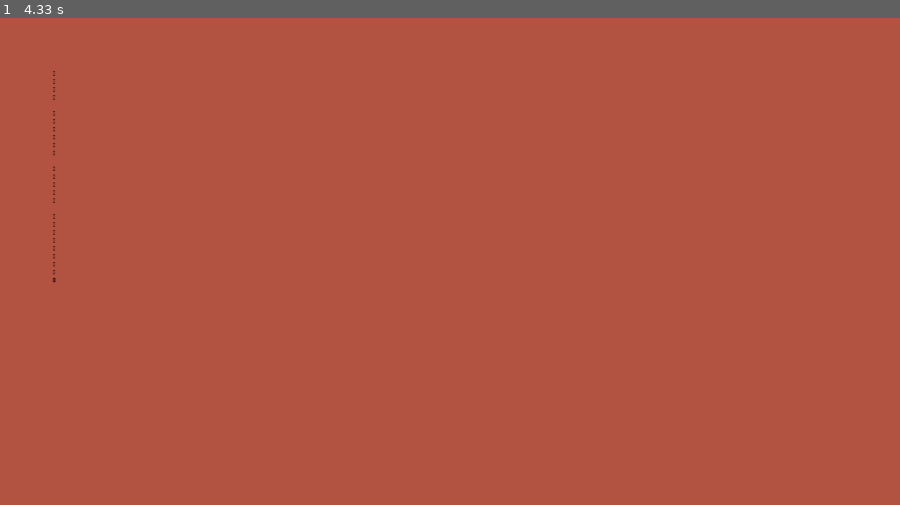
Above: before the commit, frame 1.
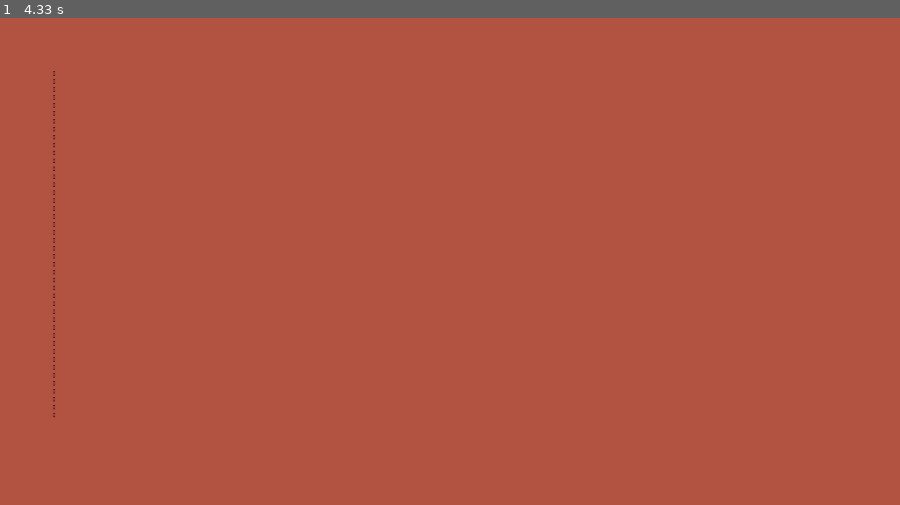
Above: after the commit, the same moment.

Repository: lhsueh1/pygame-card-with-japanese-cmatrix
Game: pygame game, started from controller.py
Two runs of this game, one before a commit and one after it. Both use one fixed random seed, a clock stepped at 60 frames per second and the inputs below.
Inputs:
- Up to frame 1 (4.33 s): no input

The runs differ from the first frame. In frame 1, less than 0.1% of the frame differs, in the area x 5-7%, y 17-82%.

Commit message:
update textfile

Diff:
--- a/bad_apple.txt
+++ /dev/null
@@ -1,32 +0,0 @@
-流れてく 時の中ででも 気だるさが ほらグルグル廻って
-私から 離れる心も 見えないわ そう知らない？
-自分から 動くこともなく 時の隙間に 流され続けて
-知らないわ 周りのことなど 私は私 それだけ
-夢見てる？ なにも見てない？ 語るも無駄な 自分の言葉？
-悲しむなんて 疲れるだけよ 何も感じず 過ごせばいいの
-戸惑う言葉 与えられても 自分の心 ただ上の空
-もし私から 動くのならば すべて変えるのなら 黒にする
-こんな自分に 未来はあるの？ こんな世界に 私はいるの？
-今切ないの？ 今悲しいの？ 自分の事も わからないまま
-歩むことさえ 疲れるだけよ 人のことなど 知りもしないわ
-こんな私も 変われるのなら もし変われるのなら 白になる？
-流れてく 時の中ででも 気だるさがほら グルグル廻って
-私から 離れる心も 見えないわそう 知らない？
-自分から 動くこともなく 時の隙間に 流され続けて
-知らないわ 周りのことなど 私は私 それだけ？
-夢見てる？ なにも見てない 語るも無駄な 自分の言葉？
-悲しむなんて 疲れるだけよ 何も感じず 過ごせばいいの
-戸惑う言葉 与えられても 自分の心 ただ上の空
-もし私から 動くのならば すべて変えるのなら 黒にする
-無駄な時間に 未来はあるの？ こんな所に 私は居るの？
-私のことを 言いたいならば 言葉にするのなら 「ろくでなし」
-こんな所に 私はいるの？ こんな時間に 私はいるの？
-こんな私も 変われるのなら もし変われるのなら 白になる？
-今夢見てる？ なにも見てない？ 語るも無駄な 自分の言葉？
-悲しむなんて 疲れるだけよ 何も感じず 過ごせばいいの
-戸惑う言葉 与えられても 自分の心 ただ上の空
-もし私から 動くのならば すべて変えるのなら 黒にする
-動くのならば 動くのならば すべて壊すわ すべて壊すわ
-悲しむならば 悲しむならば 私の心 白く変われる？
-貴方の事も 私のことも 全ての事も まだ知らないの
-重い目蓋を 開けたのならば すべて壊すのなら 黒になれ!!!
--- a/controller.py
+++ b/controller.py
@@ -122,16 +122,17 @@
             #pygame.display.flip()
 
 
-            word = "流れてく 時の中ででも 気だるさが ほらグルグル廻って"
+            word = "流れてく時の中ででも気だるさがほらグルグル廻って私から離れる心も見えないわそう知らない？"
+            word_count = len(word)
 
             pygame.font.init()
             font = pygame.font.Font("src/jf-openhuninn-1.1.ttf", 16)
-            fontRead = font.render(word[i], True,(0,0,0))
+            fontRead = font.render(word[i % (word_count - 1)], True,(0,0,0))
             self.screen.blit(fontRead,(100,100+ 15*i))
             pygame.display.update()
             time.sleep(0.1)
 
-            if i < 26:
+            if i < 60:
                 i += 1
 
 
